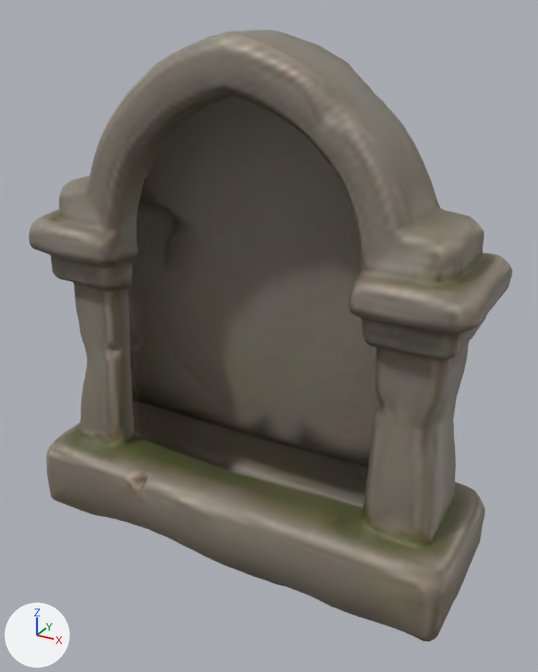
One commit to the glTF model game/public/models/props/cemetery/lapide-arco.glb: the scene before it, then after it.
One viewpoint serves both versions: a 50 mm camera at (0.676, -1.163, 1.032) aimed at (0.038, -0.003, 0.452). The lights are fixed; the arrows at lower left show +X, +Y and +Z. The first picture is the older version. Vertices at exactly the same position are counted once.

In view in the first picture: 'tripo_node_2992c755-6fa2-4b75-9a75-40ed695a6f47'.
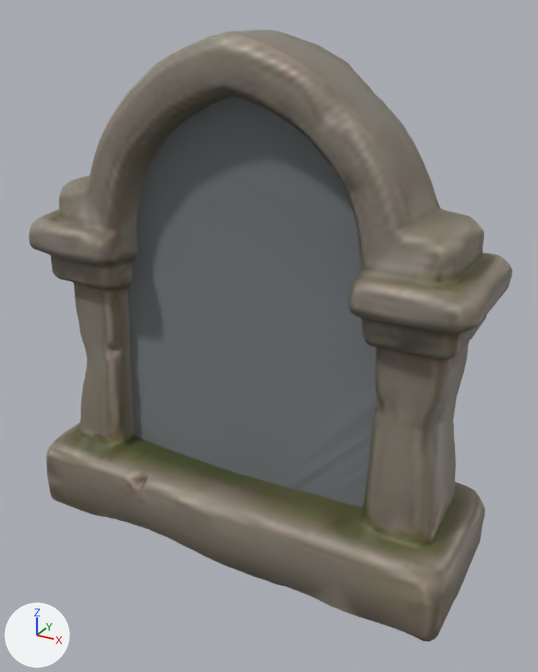
Boxes [x1, y1, x2, y2] around the edits, measured in the pictures (538 x 672 px):
part 1 of me_meshes_0, built on: after [128, 95, 377, 508]

Diff of the bpy script that builds the scene:
```diff
--- a/game/public/models/props/cemetery/lapide-arco.glb.py
+++ b/game/public/models/props/cemetery/lapide-arco.glb.py
@@ mat_lapide_arco_repaired_stone @@
+mat_lapide_arco_repaired_stone = principled_material('lapide-arco-repaired-stone')
+mat_lapide_arco_repaired_stone.base_color = (0.17, 0.185, 0.195)  # grey #73777a
+mat_lapide_arco_repaired_stone.roughness = 0.95
@@ me_meshes_0 @@
 # used by ob_tripo_node_2992c755_6fa2_4b75_9a75_40ed695a6f47; location = (0.0, 0.0, 0.0)
-me_meshes_0.from_pydata(...)  # 2487 vertices, 4838 faces; spans x -0.46..0.46, y -0.163..0.163, z 0.0..0.998
+me_meshes_0.from_pydata(...)  # 2487 vertices, 4970 faces; spans x -0.46..0.46, y -0.163..0.163, z 0.0..0.998
+# me_meshes_0 part 1
+# 1 face is deleted
+# 2 new faces join them, mat_tripo_node_2992c755_6fa2_4b75_9a75_40ed695a6f47_material (picture img_gravestone_3d_model_basecolor_jpg)
+# 131 new faces join them, mat_lapide_arco_repaired_stone (grey #73777a)
 me_meshes_0.materials.append(mat_tripo_node_2992c755_6fa2_4b75_9a75_40ed695a6f47_material)
+me_meshes_0.materials.append(mat_lapide_arco_repaired_stone)  # grey #73777a
```
